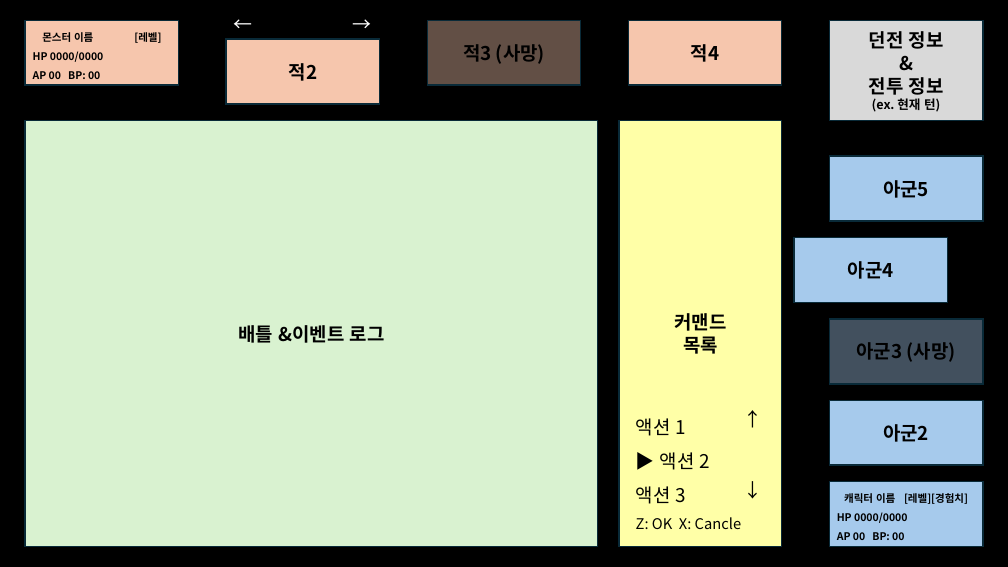
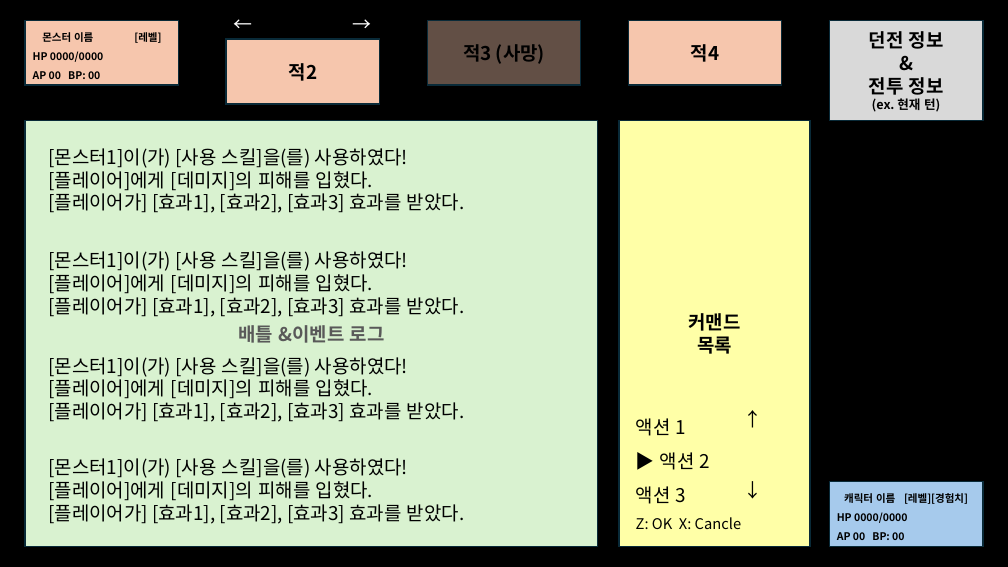
Before and after one commit to lsu0503/TextRPG_TeamProject2nd, a slide deck: slide 8 of Documents/TextRPG_와이어프레임.pptx. Drawn at 1008x567 pixels with LibreOffice and Linux fonts; fonts in the diff are those of the drawing. Boxes give left, top, right and bottom in pixels: in the first picture for what was removed or moved away, otherwise in the second. Text is boxed around its words. In the diff, an @@ line names an element or a change of style, - is before the commit and + after.

```diff
--- a/Documents/TextRPG_와이어프레임.pptx
+++ b/Documents/TextRPG_와이어프레임.pptx
@@ rectangle "배틀 &이벤트 로그" at box(25, 121, 597, 547): text colour #000000 to #595959 @@
@@ text added at box(48, 148, 464, 213), 18 pt, text #000000 @@
+[몬스터1]이(가) [사용 스킬]을(를) 사용하였다!
+[플레이어]에게 [데미지]의 피해를 입혔다.
+[플레이어가] [효과1], [효과2], [효과3] 효과를 받았다.
@@ rectangle "커맨드": place and size @@
-rectangle "커맨드" at box(619, 121, 782, 547)
+rectangle "커맨드" at box(619, 121, 811, 547)
@@ rectangle removed at box(830, 157, 983, 222) @@
-아군5
@@ rectangle removed at box(794, 237, 948, 302) @@
-아군4
@@ text added at box(48, 251, 464, 317), 18 pt, text #000000 @@
+[몬스터1]이(가) [사용 스킬]을(를) 사용하였다!
+[플레이어]에게 [데미지]의 피해를 입혔다.
+[플레이어가] [효과1], [효과2], [효과3] 효과를 받았다.
@@ rectangle removed at box(830, 319, 983, 384) @@
-아군3 (사망)
@@ text added at box(48, 357, 464, 422), 18 pt, text #000000 @@
+[몬스터1]이(가) [사용 스킬]을(를) 사용하였다!
+[플레이어]에게 [데미지]의 피해를 입혔다.
+[플레이어가] [효과1], [효과2], [효과3] 효과를 받았다.
@@ rectangle removed at box(830, 401, 983, 466) @@
-아군2
@@ text added at box(48, 458, 464, 524), 18 pt, text #000000 @@
+[몬스터1]이(가) [사용 스킬]을(를) 사용하였다!
+[플레이어]에게 [데미지]의 피해를 입혔다.
+[플레이어가] [효과1], [효과2], [효과3] 효과를 받았다.
```
Also in this commit, not shown: 6 other slides changed, 1 slide added, 2 slides removed.
